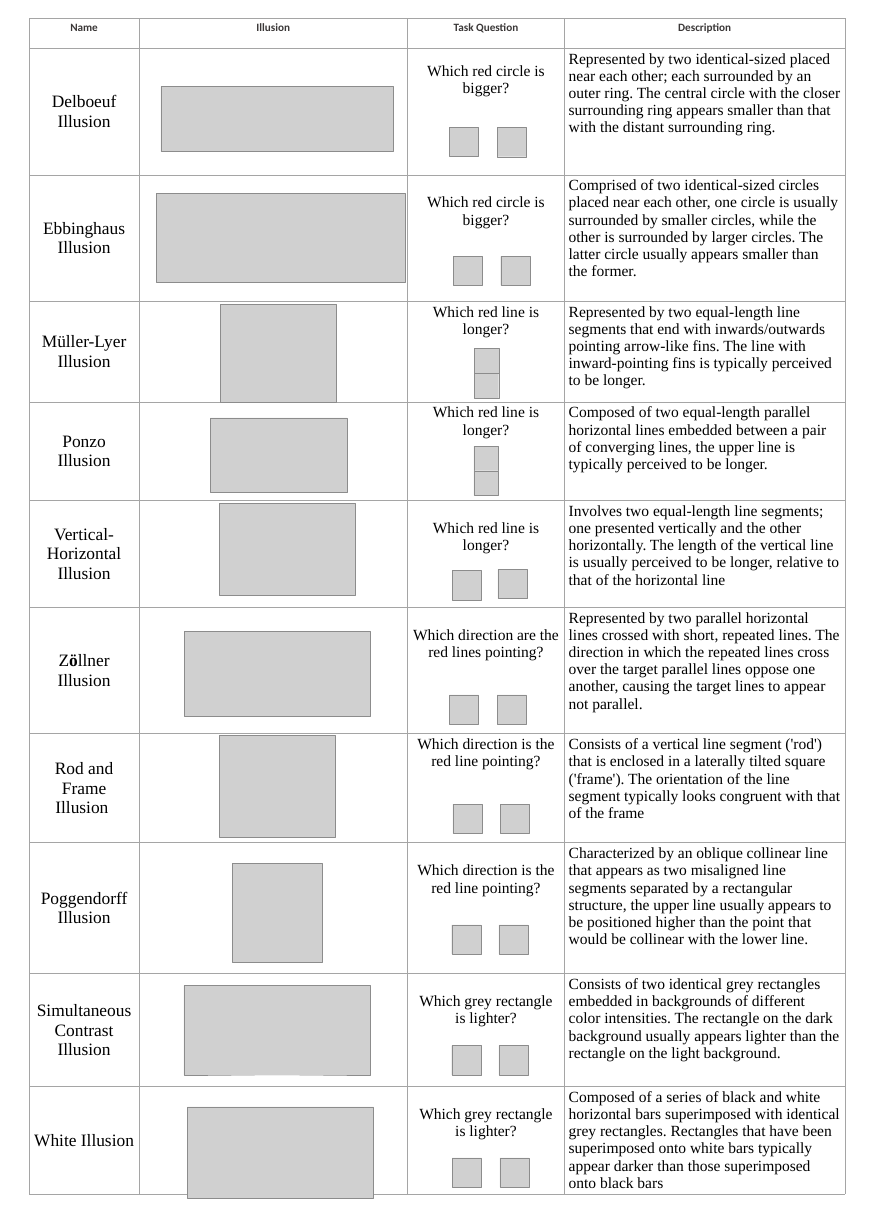
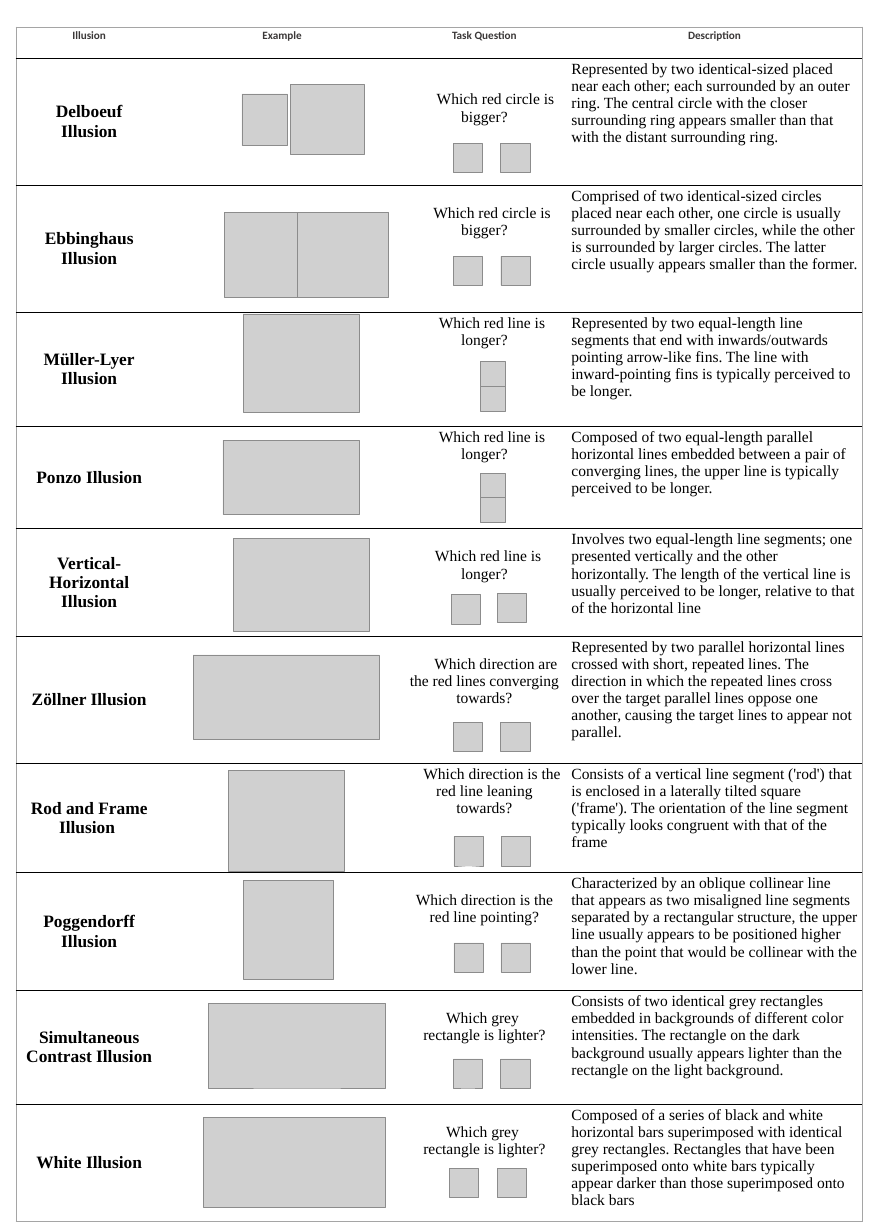
Before and after one commit to RealityBending/IllusionGameValidation, a slide deck: slide 1 of submission/R1/Figure2.pptx. Drawn at 880x1232 pixels with LibreOffice and Linux fonts; fonts in the diff are those of the drawing; grey boxes stand for pictures. Boxes give left, top, right and bottom in pixels: in the first picture for what was removed or moved away, otherwise in the second. Text is boxed around its words. In the diff, an @@ line names an element or a change of style, - is before the commit and + after.

```diff
--- a/submission/R1/Figure2.pptx
+++ b/submission/R1/Figure2.pptx
@@ table at (16,27,862,1221) @@
-row 1, column 1: Name
+row 1, column 1: Illusion
-row 1, column 2: Illusion
+row 1, column 2: Example
-row 7, column 3: Which direction are the red lines pointing?
+row 7, column 3: Which direction are the red lines converging towards?
-row 8, column 3: Which direction is the red line pointing?
+row 8, column 3: Which direction is the red line leaning towards?
-row 10, column 3: Which grey rectangle is lighter?
+row 10, column 3: Which grey / rectangle is lighter?
-row 11, column 3: Which grey rectangle is lighter?
+row 11, column 3: Which grey / rectangle is lighter?
@@ bold on in "Delboeuf", "Illusion", "Ebbinghaus", "Illusion" and 9 more places @@
@@ borders changed @@
@@ table: place and size @@
-table at (29,18,845,1204)
+table at (16,27,862,1221)
@@ picture added at (291,84,364,154) @@
@@ picture: place and size @@
-picture at (161,87,393,152)
+picture at (242,94,287,146)
@@ picture added at (225,212,297,298) @@
@@ picture: place and size @@
-picture at (156,193,404,282)
+picture at (291,212,388,297)
@@ picture: place and size @@
-picture at (221,304,337,402)
+picture at (243,314,359,412)
@@ 4 pictures: place and size @@
-4 pictures at (450,127,526,398)
+4 pictures at (453,143,530,411)
@@ picture: place and size @@
-picture at (211,418,347,493)
+picture at (223,440,359,514)
@@ 4 pictures: place and size @@
-4 pictures at (450,446,526,724)
+4 pictures at (453,473,530,751)
@@ picture: place and size @@
-picture at (219,503,355,595)
+picture at (233,538,369,631)
@@ picture: place and size @@
-picture at (452,571,481,600)
+picture at (451,594,480,623)
@@ picture: place and size @@
-picture at (498,569,527,598)
+picture at (497,593,526,622)
@@ picture: place and size @@
-picture at (185,631,371,716)
+picture at (193,655,379,740)
@@ picture: place and size @@
-picture at (219,735,335,837)
+picture at (228,770,344,871)
@@ picture: place and size @@
-picture at (453,804,482,833)
+picture at (454,837,483,866)
@@ picture: place and size @@
-picture at (500,804,529,833)
+picture at (501,837,531,866)
@@ picture: place and size @@
-picture at (232,863,322,962)
+picture at (244,880,333,979)
@@ picture: place and size @@
-picture at (452,925,481,954)
+picture at (454,943,483,972)
@@ picture: place and size @@
-picture at (499,925,528,954)
+picture at (501,943,530,972)
@@ picture: place and size @@
-picture at (184,985,370,1074)
+picture at (209,1003,386,1088)
@@ picture: place and size @@
-picture at (452,1045,481,1074)
+picture at (453,1059,482,1088)
@@ picture: place and size @@
-picture at (499,1045,528,1074)
+picture at (501,1059,530,1088)
@@ picture: place and size @@
-picture at (188,1107,374,1198)
+picture at (203,1117,386,1207)
@@ picture: place and size @@
-picture at (452,1158,481,1187)
+picture at (450,1168,479,1197)
@@ picture: place and size @@
-picture at (500,1158,529,1187)
+picture at (497,1168,526,1197)
```
Also in this commit, not shown: 1 other file.
